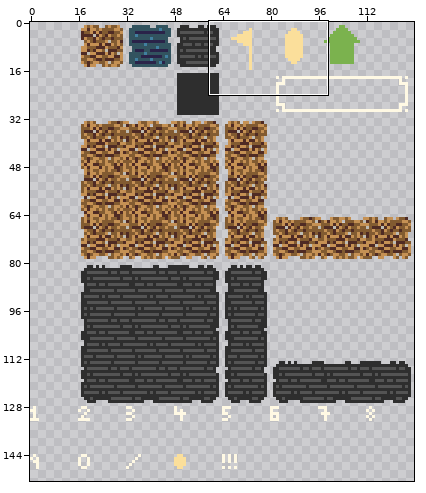
One commit to this pixel-art file: asset_sources/gfx/tileset.aseprite. Above, an overview of the earlier version with the close-up marked.
Close-up. Earlier state:
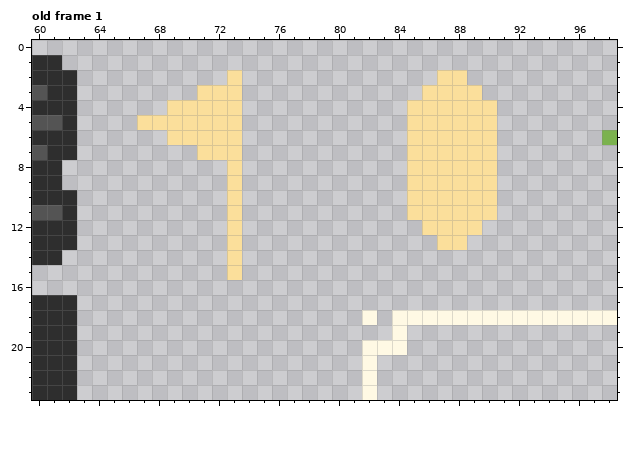
128x256 pixels, 1 frame. Shown: old frame 1: x 60..98, y 0..23. The wide view leaves out empty margins. The commit also changed other frames or places, which this record leaves out.
The same view after the edit:
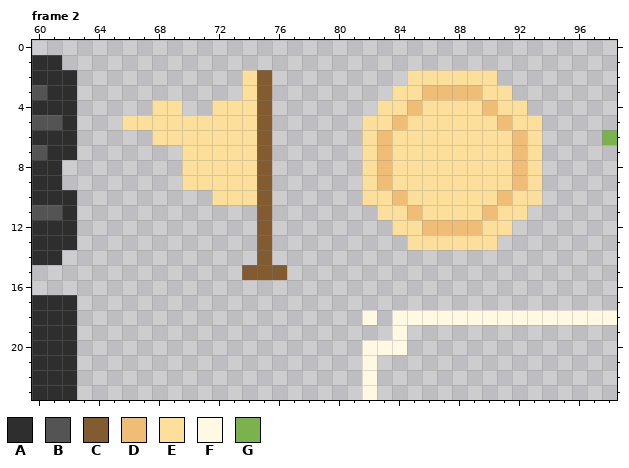
Palette (. is transparent): A #2e2e2e  B #545454  C #825b31  D #f0bd77  E #fbdf9b  F #fff9e4  G #7bb24e
A new or re-ordered frame is compared with the old frame closest to it.
Author's note on the commit: animate coins and flags
Diff:
frames 1 -> 3
layer "coin" added
layer "flag" added
Frame 2 is new; against old frame 1, layers "flag", "coin", "tileset":
y 2: x 73..75 E.. -> .EC; x 85..86 .. -> EE; x 89..90 .. -> EE
y 3: x 71..75 EEE.. -> ...EC; x 84..91 ..EEEE.. -> EEDDDDEE
y 4: x 68 . -> E; x 70..71 EE -> ..; x 74..75 .. -> EC; x 83..85 ..E -> EED; x 90..92 E.. -> DEE
y 5: x 66 . -> E; x 74..75 .. -> EC; x 82..84 ... -> EED; x 91..93 ... -> DEE
y 6: x 68 . -> E; x 74..75 .. -> EC; x 82..84 ... -> EDE; x 91..93 ... -> EDE
y 7: x 70 . -> E; x 74..75 .. -> EC; x 82..84 ... -> EDE; x 91..93 ... -> EDE
y 8..9: x 70..72 ... -> EEE; x 74..75 .. -> EC; x 82..84 ... -> EDE; x 91..93 ... -> EDE
y 10: x 72 . -> E; x 74..75 .. -> EC; x 82..84 ... -> EED; x 91..93 ... -> DEE
y 11: x 73 E -> .; x 75 . -> C; x 83..85 ..E -> EED; x 90..92 E.. -> DEE
y 12: x 73 E -> .; x 75 . -> C; x 84..91 ..EEEE.. -> EEDDDDEE
y 13: x 73 E -> .; x 75 . -> C; x 85..86 .. -> EE; x 89..90 .. -> EE
y 14: x 73 E -> .; x 75 . -> C
y 15: x 73..76 E... -> .CCC
